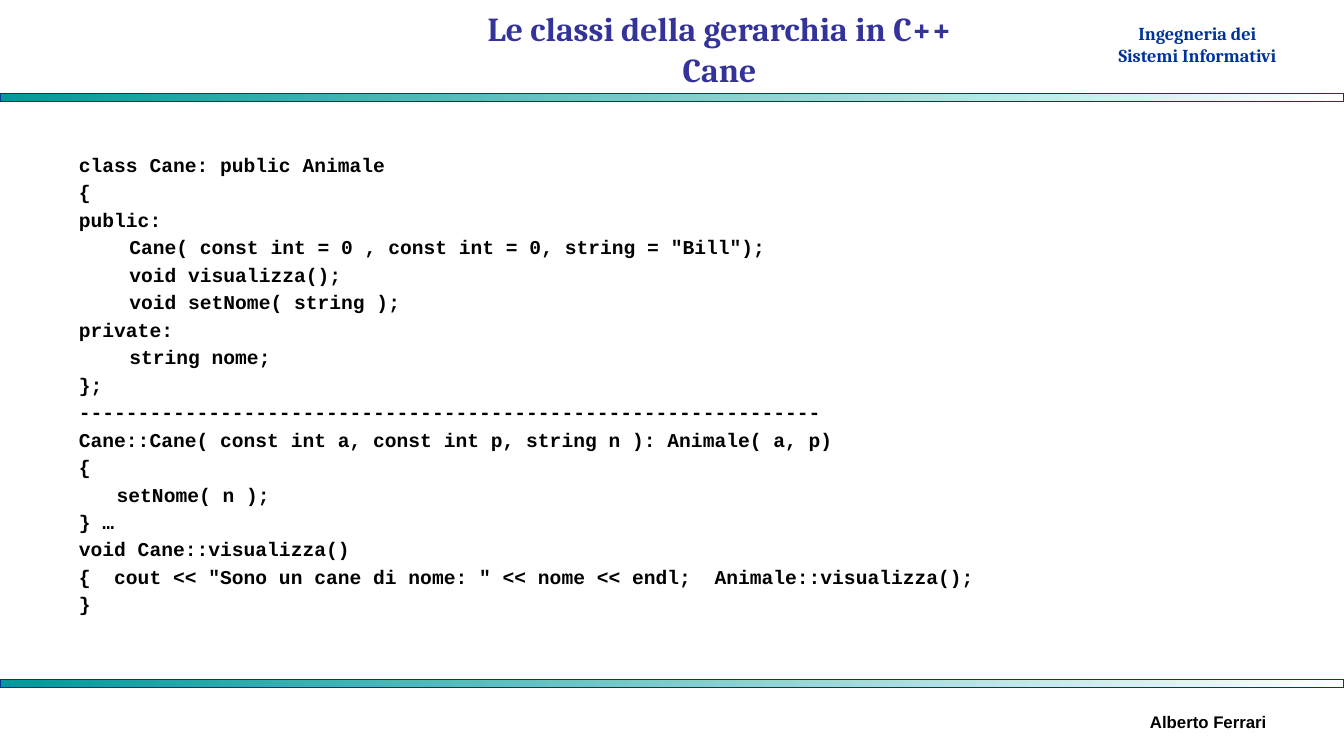
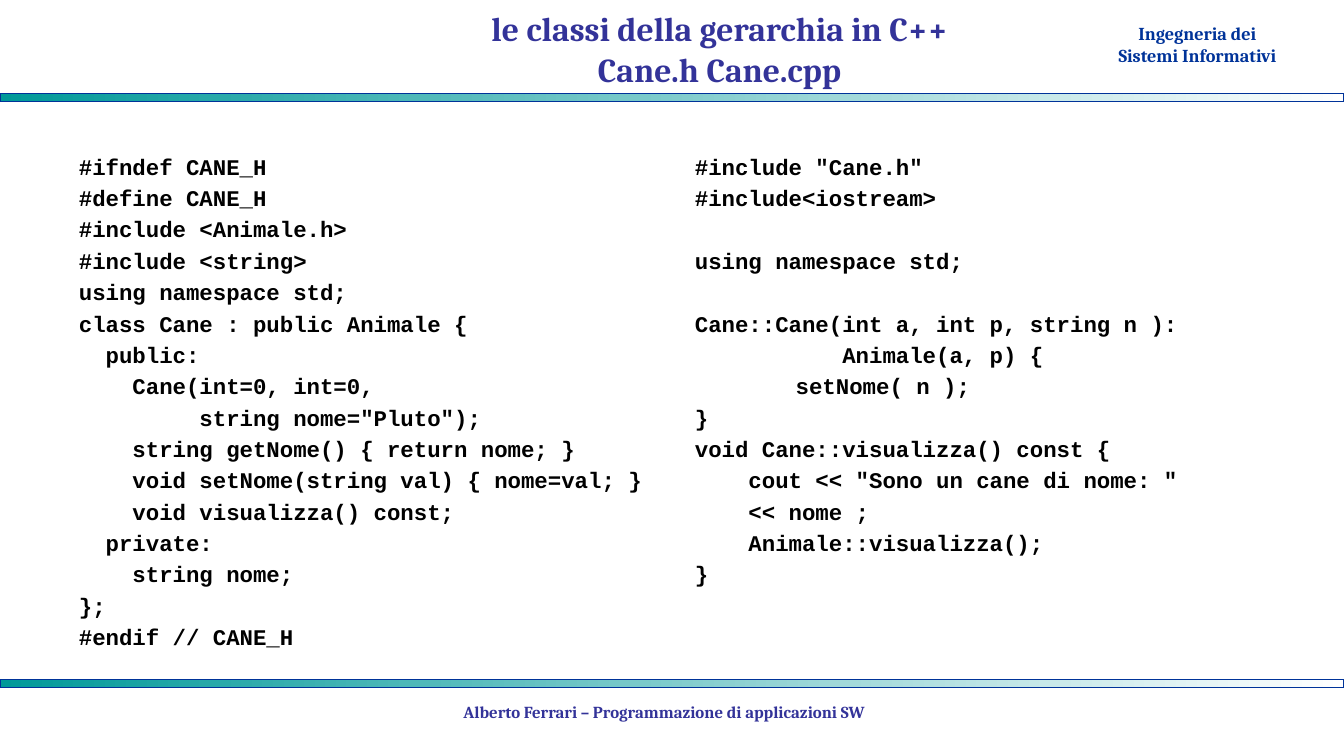
Before and after one commit to albertoferrari/pasw, a slide deck: slide 7 of lezioni/PASW05 - ereditarietà.pptx (slide 8 before the commit). Drawn at 1344x756 pixels with LibreOffice and Linux fonts; fonts in the diff are those of the drawing; background and template pictures are left out. Boxes give left, top, right and bottom in pixels: in the first picture for what was removed or moved away, otherwise in the second. Text is boxed around its words. In the diff, an @@ line names an element or a change of style, - is before the commit and + after.

```diff
--- a/lezioni/PASW05 - ereditarietà.pptx
+++ b/lezioni/PASW05 - ereditarietà.pptx
@@ title at [491, 17, 947, 89]: text changed @@
-Le classi della gerarchia in C++
-Cane
+le classi della gerarchia in C++
+Cane.h Cane.cpp
@@ text at [79, 159, 441, 337]: text changed; size 14 to 16 pt @@
-class Cane: public Animale
-{
+#ifndef CANE_H
+#define CANE_H
+#include <Animale.h>
+#include <string>
+using namespace std;
+class Cane : public Animale {
@@ text added at [695, 159, 1151, 556], 16 pt, text #000000, bold @@
+#include "Cane.h"
+#include<iostream>
+using namespace std;
+Cane::Cane(int a, int p, string n ):
+Animale(a, p) {
+setNome( n );
+}
+void Cane::visualizza() const {
+cout << "Sono un cane di nome: "
+<< nome ;
+Animale::visualizza();
+}
@@ text at [106, 347, 293, 587]: size 14 to 16 pt in "public:", "private:", "string nome;", "};"; list level 2 to 1 in "string nome;" @@
@@ text at [132, 378, 615, 525]: text changed; size 14 to 16 pt @@
-  Cane( const int = 0 , const int = 0, string = "Bill");
-  void visualizza();
-  void setNome( string );
+Cane(int=0, int=0,
+string nome="Pluto");
+string getNome() { return nome; }
+void setNome(string val) { nome=val; }
+void visualizza() const;
@@ text at [79, 629, 293, 648]: text changed; size 14 to 16 pt @@
----------------------------------------------------------------
-Cane::Cane( const int a, const int p, string n ): Animale( a, p)
-{
-setNome( n );
-} …
-void Cane::visualizza()
-{ cout << "Sono un cane di nome: " << nome << endl; Animale::visualizza();
-}
+#endif // CANE_H
@@ text added at [463, 706, 865, 722], 12 pt, text #333399, bold @@
+Alberto Ferrari – Programmazione di applicazioni SW
@@ text removed at [1150, 716, 1266, 728] @@
-Alberto Ferrari
```
Also in this commit, not shown: 15 other slides changed, 16 slides added, 5 slides removed, 1 other file.
